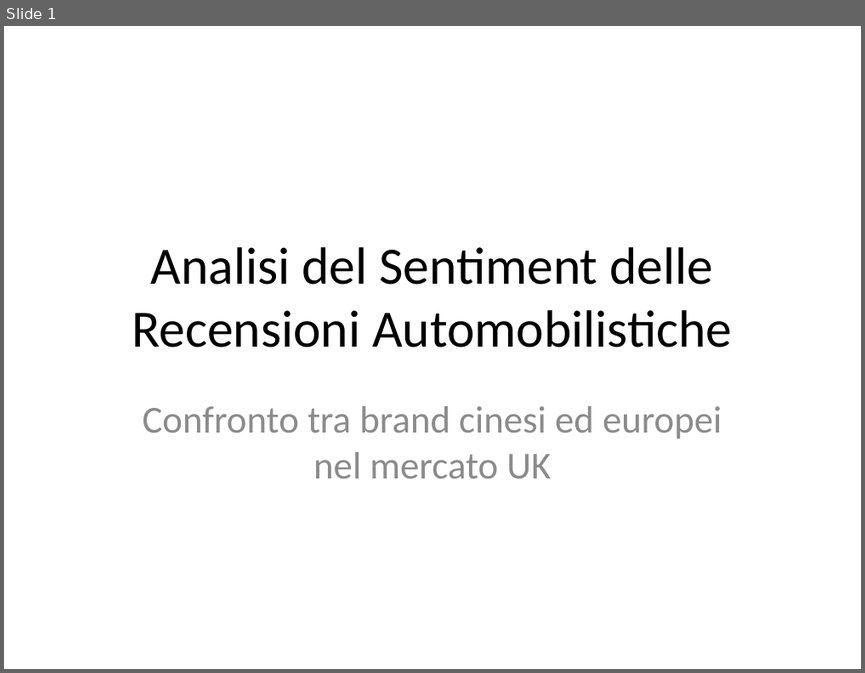
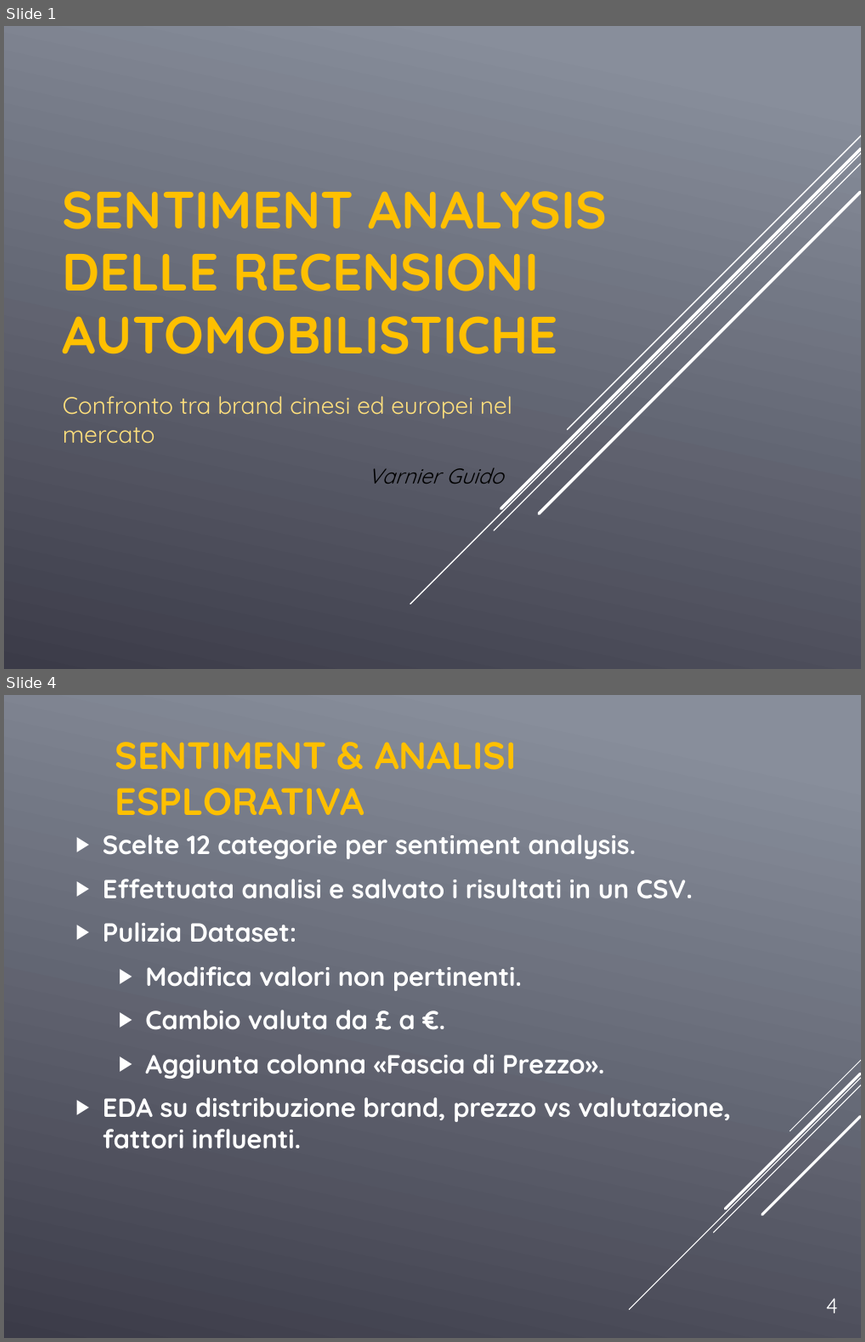
Before and after one commit to GuidoGTX/rossato_job, a slide deck: Analisi_Sentiment_Recensioni.pptx. Shown one above the other, each under a label of ours: slide 1 before the commit, slides 1 and 4 after it; the slides between them are not shown. The pictures are 865x673 and 865x1342 pixels, drawn with LibreOffice and Linux fonts; fonts in the diff are those of the drawing. Boxes give left, top, right and bottom in pixels: in the first picture for what was removed or moved away, otherwise in the second. Text is boxed around its words. In the diff, an @@ line names an element or a change of style, - is before the commit and + after.

```diff
--- a/Analisi_Sentiment_Recensioni.pptx
+++ b/Analisi_Sentiment_Recensioni.pptx
@@ slide 4 added at [4, 695, 861, 1338], background gradient #888E9B to #3C3C49 @@
@@ title added at [114, 742, 517, 816], 32 pt, text #FFC000, bold @@
+SENTIMENT & ANALISI ESPLORATIVA
@@ text added at [103, 834, 731, 1149], 22 pt, text #FFFFFF, bold @@
+▶ Scelte 12 categorie per sentiment analysis.
+▶ Effettuata analisi e salvato i risultati in un CSV.
+▶ Pulizia Dataset:
+  ▶ Modifica valori non pertinenti.
+  ▶ Cambio valuta da £ a €.
+  ▶ Aggiunta colonna «Fascia di Prezzo».
+▶ EDA su distribuzione brand, prezzo vs valutazione, fattori influenti.
@@ group added at [630, 1060, 861, 1310]: 5 lines @@
@@ text added at [826, 1298, 838, 1313], 18 pt, text #FFFFFF @@
+4
@@ slide 1 changed as well @@
@@ background #FFFFFF to gradient #888E9B to #3C3C49 @@
@@ title "SENTIMENT ANALYSIS DELLE RECENSIONI AUTOMOBILISTICHE" at [63, 191, 607, 354]: vertical alignment middle to bottom @@
@@ title at [63, 191, 607, 354]: text changed; font Calibri to Quicksand; text colour #000000 to #FFC000; bold on @@
-Analisi del Sentiment delle Recensioni Automobilistiche
+SENTIMENT ANALYSIS DELLE RECENSIONI AUTOMOBILISTICHE
@@ group added at [410, 136, 861, 603]: 5 lines @@
@@ subtitle at [63, 396, 512, 443]: text changed; size 32 to 20 pt; font Calibri to Quicksand; text colour #8C8C8C to #FFE07D @@
-Confronto tra brand cinesi ed europei nel mercato UK
+Confronto tra brand cinesi ed europei nel mercato
@@ text added at [368, 468, 503, 483], 18 pt, text #000000, italic @@
+Varnier Guido
```
Also in this commit, not shown: 7 other slides added, 4 slides removed.
